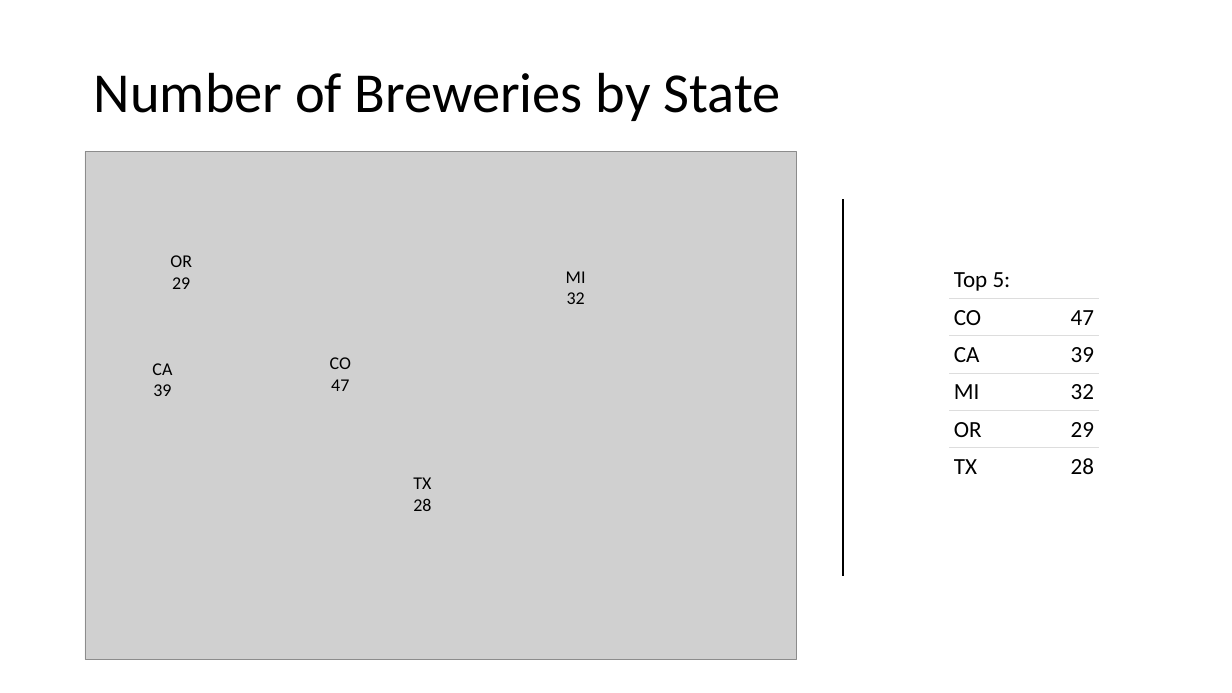
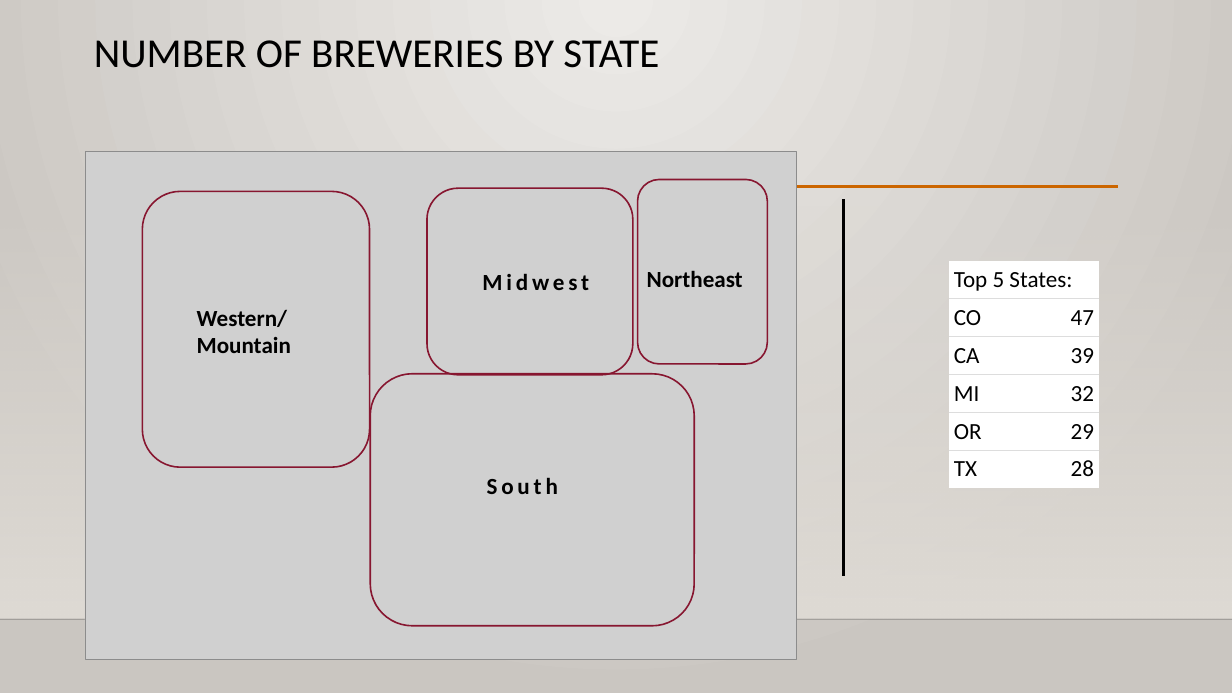
Before and after one commit to sjohnson1039/CaseStudy_01, a slide deck: slide 4 of CaseStudy_01.pptx (slide 3 before the commit). Drawn at 1232x693 pixels with LibreOffice and Linux fonts; fonts in the diff are those of the drawing; grey boxes stand for pictures; background and template pictures are left out. Boxes give left, top, right and bottom in pixels: in the first picture for what was removed or moved away, otherwise in the second. Text is boxed around its words. In the diff, an @@ line names an element or a change of style, - is before the commit and + after.

```diff
--- a/CaseStudy_01.pptx
+++ b/CaseStudy_01.pptx
@@ background #FFFFFF to gradient #ECEAE7 to #CAC7C1 @@
@@ title "NUMBER OF BREWERIES BY STATE" at (94, 40, 659, 68): vertical alignment middle to top @@
@@ title at (94, 40, 659, 68): text changed; size 44 to 32 pt @@
-Number of Breweries by State
+NUMBER OF BREWERIES BY STATE
@@ rounded rectangle added at (638, 179, 767, 364), outline #871631 1.25 pt @@
@@ rectangle added at (0, 204, 1232, 619), fill gradient #DFDBD5 @@
@@ rounded rectangle added at (142, 191, 370, 467), outline #871631 1.25 pt @@
@@ line added from (147, 187) to (1118, 187), #CC6600 2.5 pt @@
@@ rounded rectangle added at (427, 188, 634, 375), outline #871631 1.25 pt @@
@@ line (844, 200) - (844, 576): stroke #000000 1.5 pt to #000000 1.75 pt @@
@@ text removed at (170, 255, 192, 289) @@
-OR
-29
@@ table at (949, 261, 1099, 484) @@
-row 1, column 1: Top 5:
+row 1, column 1: Top 5 States:
@@ fill none to #FFFFFF in 11 cells @@
@@ text added at (482, 273, 589, 290), 18 pt, text #000000, bold @@
+Midwest
@@ text removed at (566, 271, 586, 304) @@
-MI
-32
@@ text added at (647, 270, 743, 287), 18 pt, text #000000, bold @@
+Northeast
@@ text added at (197, 309, 291, 353), 18 pt, text #000000, bold @@
+Western/Mountain
@@ text removed at (330, 357, 351, 391) @@
-CO
-47
@@ text removed at (152, 363, 172, 396) @@
-CA
-39
@@ rounded rectangle added at (371, 374, 695, 627), outline #871631 1.25 pt @@
@@ text removed at (413, 477, 431, 511) @@
-TX
-28
@@ text added at (487, 477, 558, 494), 18 pt, text #000000, bold @@
+South
@@ line added from (0, 619) to (1232, 619), #000001 1 pt @@
```
Also in this commit, not shown: 7 other slides changed, 3 slides added.
